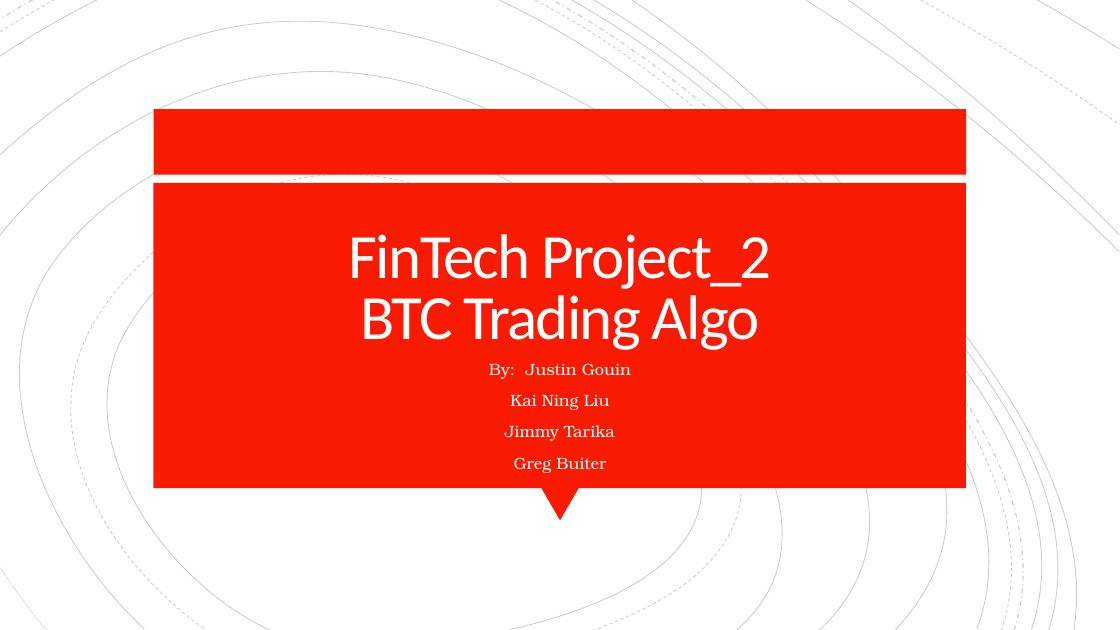
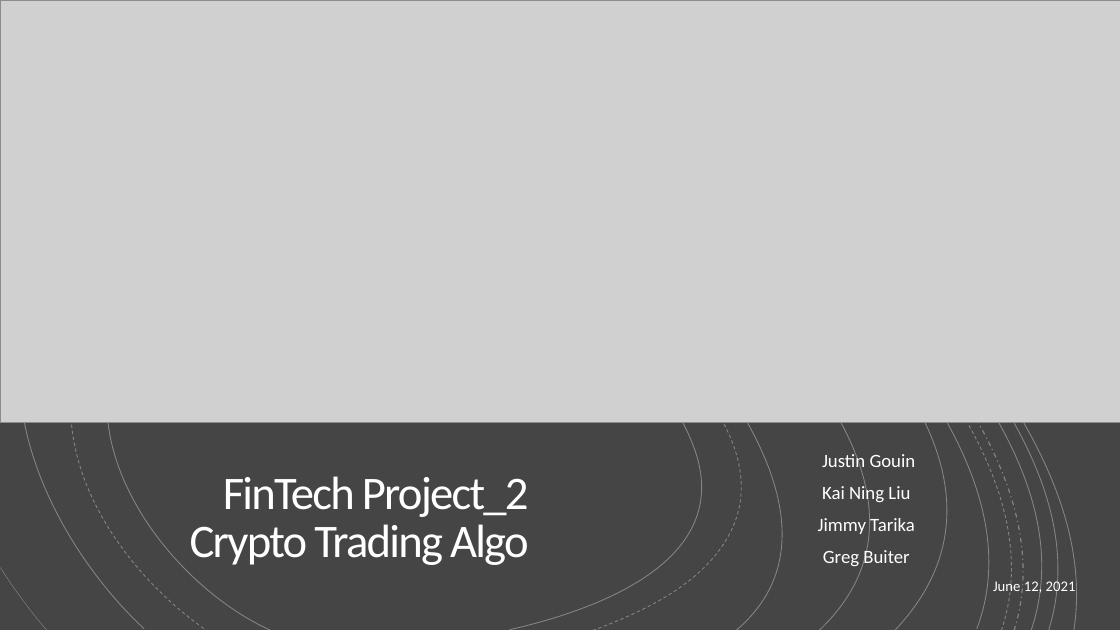
Before and after one commit to hammer888-tech/project2_algo_trading, a slide deck: slide 1 of Project_2-Algo-Trading.pptx. Drawn at 1120x630 pixels with LibreOffice and Linux fonts; fonts in the diff are those of the drawing; grey boxes stand for pictures. Boxes give left, top, right and bottom in pixels: in the first picture for what was removed or moved away, otherwise in the second. Text is boxed around its words. In the diff, an @@ line names an element or a change of style, - is before the commit and + after.

```diff
--- a/Project_2-Algo-Trading.pptx
+++ b/Project_2-Algo-Trading.pptx
@@ background #FFFFFF to #000000 @@
@@ freeform shape at <box>0,0,33,19</box>: outline #000000 1 pt dashed to #FFFFFF 1 pt dashed @@
@@ rectangle added at <box>0,0,1120,630</box>, fill #454545 @@
@@ picture added at <box>0,0,1120,423</box> @@
@@ group added at <box>0,0,1118,630</box>: 18 freeform shapes @@
@@ freeform shape at <box>553,0,1058,630</box>: outline #000000 1 pt dashed to #FFFFFF 1 pt dashed @@
@@ outline #000000 0.75 pt dashed to #FFFFFF 0.75 pt dashed in 4 elements at <box>23,164,761,630</box>, <box>535,0,1049,630</box>, <box>0,0,55,32</box>, <box>921,0,1120,125</box> @@
@@ outline #000000 0.75 pt to #FFFFFF 0.75 pt in 12 elements at <box>0,118,861,630</box>, <box>61,185,739,630</box>, <box>0,50,949,630</box>, <box>0,0,1019,630</box>, <box>498,0,1030,629</box>, <box>0,0,97,56</box>, <box>571,0,1078,630</box>, <box>594,0,1091,630</box>, <box>632,0,1095,630</box>, <box>806,0,1120,252</box>, <box>849,0,1120,234</box>, <box>1038,0,1120,49</box> @@
@@ group added at <box>0,0,1120,630</box>: 19 freeform shapes @@
@@ rectangle removed at <box>154,109,966,175</box> @@
@@ rectangle removed at <box>154,183,966,488</box> @@
@@ title "FinTech Project_2 Crypto Trading Algo" at <box>190,476,529,565</box>: vertical alignment bottom to middle @@
@@ title at <box>190,476,529,565</box>: text changed; size 54 to 40 pt; text colour #FFFEFF to #FFFFFF @@
-FinTech Project_2
-BTC Trading Algo
+FinTech Project_2
+Crypto Trading Algo
@@ subtitle "Justin Gouin": place and size @@
-subtitle "Justin Gouin" at <box>489,363,631,473</box>
+subtitle "Justin Gouin" at <box>818,451,1076,596</box>
@@ subtitle "Justin Gouin" at <box>818,451,1076,596</box>: vertical alignment top to middle @@
@@ subtitle at <box>822,451,916,472</box>: text changed; size 14 to 16.1 pt; font TeX Gyre Bonum to Calibri; text colour #FFFEFF to #FFFFFF @@
-By: Justin Gouin
+Justin Gouin
@@ triangle removed at <box>541,488,579,520</box> @@
@@ subtitle at <box>818,484,915,566</box>: size 14 to 16.1 pt, font TeX Gyre Bonum to Calibri, text colour #FFFEFF to #FFFFFF in "Kai Ning Liu", "Jimmy Tarika", "Greg Buiter"; line spacing 1 to 0.9 @@
@@ freeform shape at <box>0,568,46,630</box>: outline #000000 0.38 pt to #FFFFFF 0.38 pt @@
@@ subtitle at <box>993,579,1076,596</box>: paragraph added @@
+June 12, 2021
```
Also in this commit, not shown: 3 other slides changed, 9 slides added, 4 slides removed.
